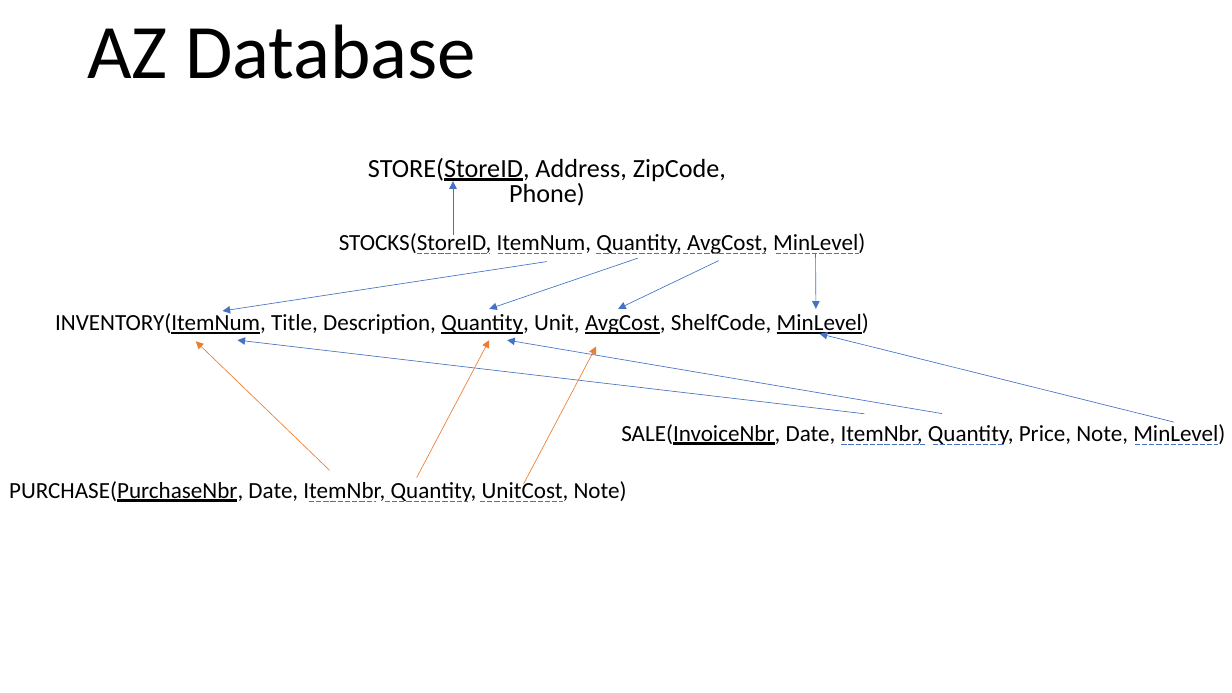
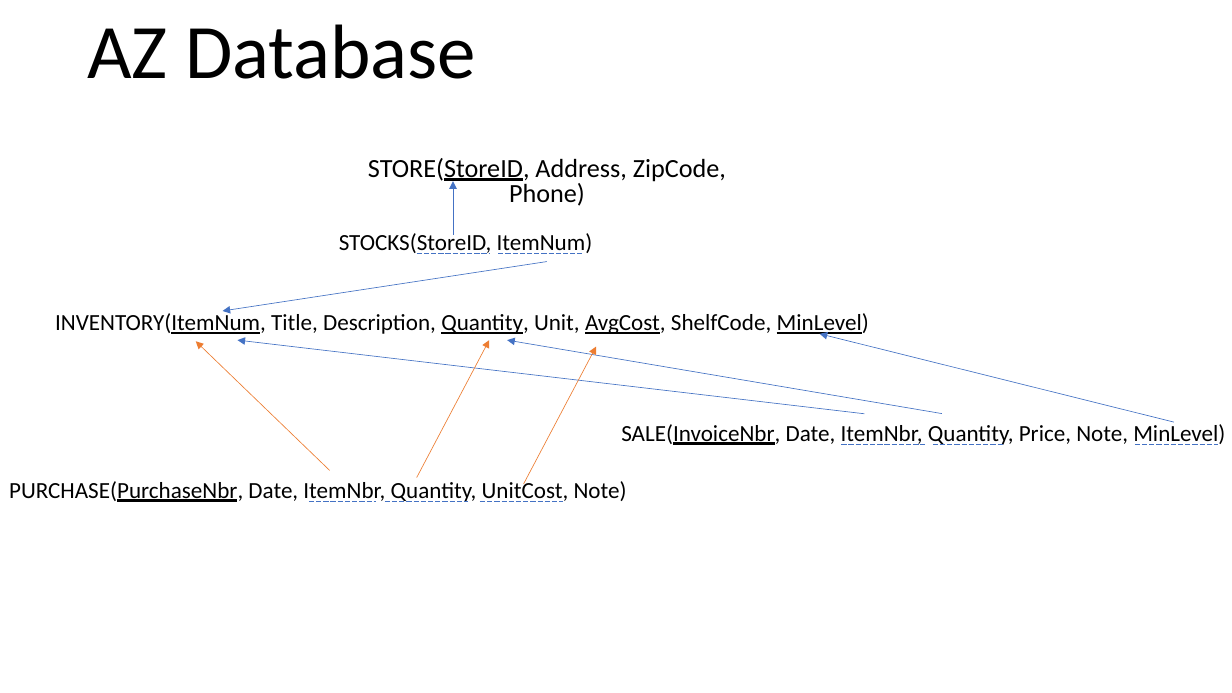
Before and after one commit to dpaceoffice/SQLDatabases, a slide deck: slide 2 of Relational Schema and ER Diagram.pptx. Drawn at 1232x693 pixels with LibreOffice and Linux fonts; fonts in the diff are those of the drawing. Boxes give left, top, right and bottom in pixels: in the first picture for what was removed or moved away, otherwise in the second. Text is boxed around its words. In the diff, an @@ line names an element or a change of style, - is before the commit and + after.

Commit message:
fixed AZ relational schema

```diff
--- a/Relational Schema and ER Diagram.pptx
+++ b/Relational Schema and ER Diagram.pptx
@@ text at bbox=[339, 231, 593, 254]: text changed @@
-STOCKS(StoreID, ItemNum, Quantity, AvgCost, MinLevel)
+STOCKS(StoreID, ItemNum)
@@ arrow removed from (638, 258) to (490, 309) @@
@@ line removed from (596, 254) to (679, 254) @@
@@ arrow removed from (719, 261) to (618, 309) @@
@@ line removed from (683, 254) to (766, 254) @@
@@ line removed from (776, 253) to (860, 253) @@
@@ arrow removed from (816, 253) to (816, 309) @@
```
